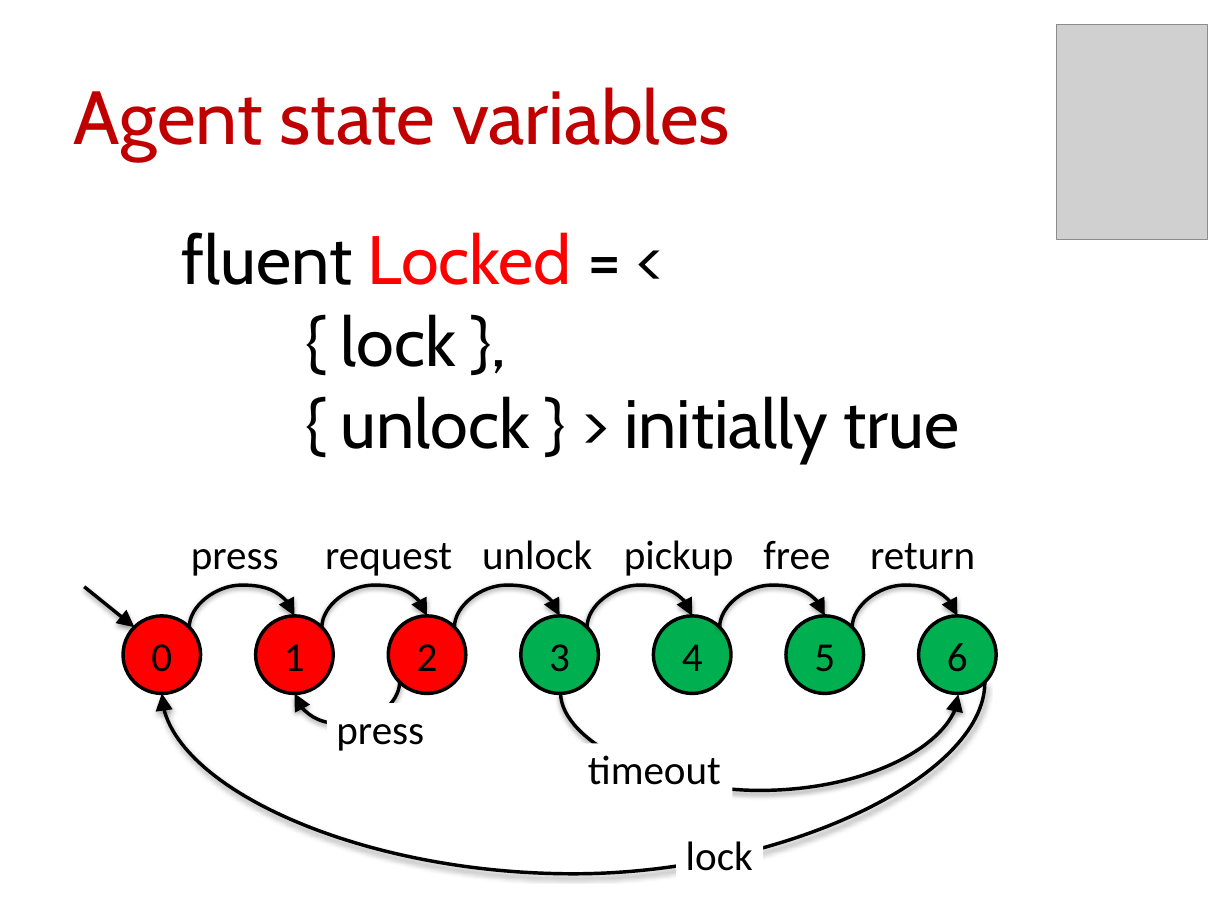
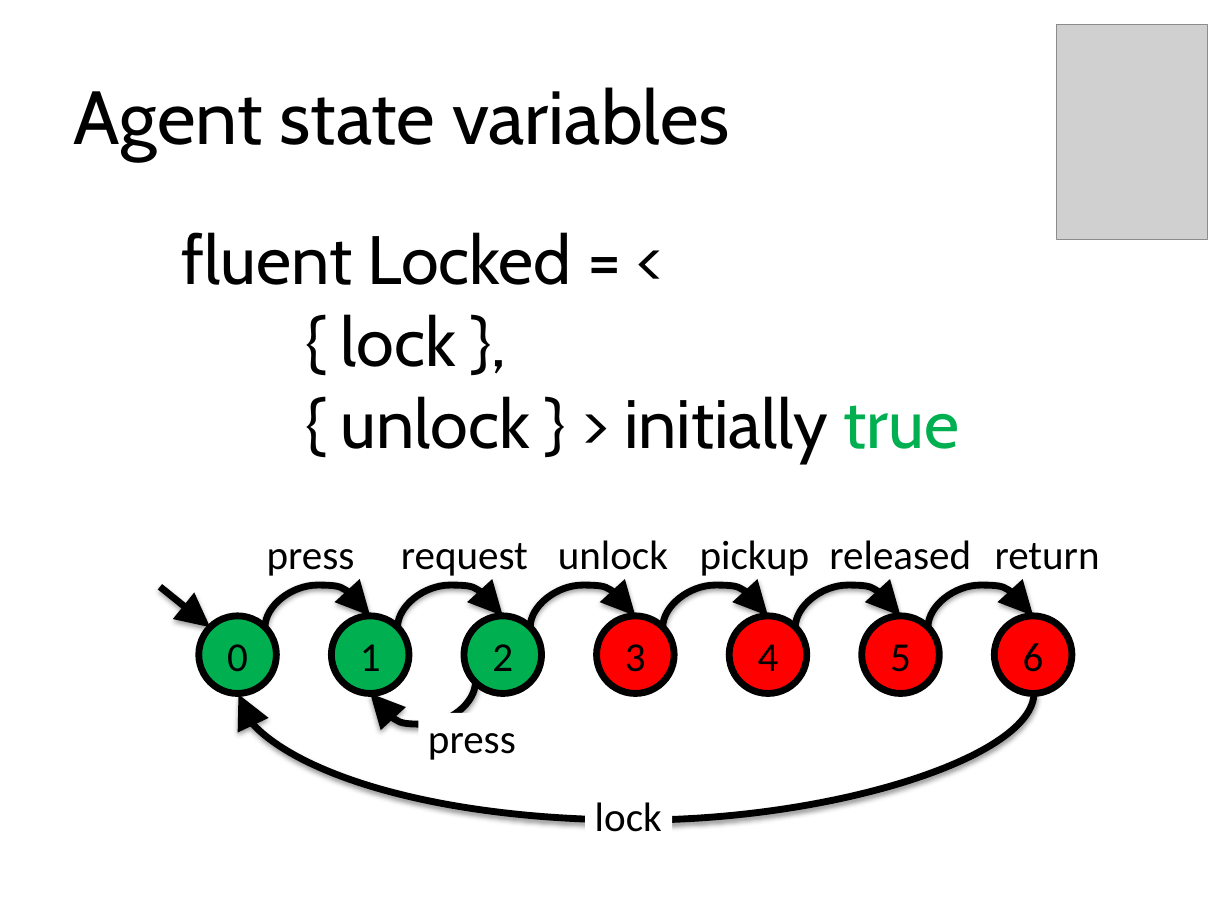
Before and after one commit to blambeau/phd, a slide deck: slide 25 of public-defense/slides.pptx (slide 23 before the commit). Drawn at 1232x924 pixels with LibreOffice and Linux fonts; fonts in the diff are those of the drawing; grey boxes stand for pictures. Boxes give left, top, right and bottom in pixels: in the first picture for what was removed or moved away, otherwise in the second. Text is boxed around its words. In the diff, an @@ line names an element or a change of style, - is before the commit and + after.

```diff
--- a/public-defense/slides.pptx
+++ b/public-defense/slides.pptx
@@ title "Agent state variables" at (x1=74, y1=87, x2=730, y2=159): text colour #C00000 to #000000 @@
@@ text at (x1=182, y1=232, x2=959, y2=463): text colour #FF0000 to #000000 in "Locked"; text colour #000000 to #00B050 in "true" @@
@@ text "return" moved from (x1=870, y1=543, x2=975, y2=570) to (x1=995, y1=543, x2=1100, y2=570) @@
@@ text added at (x1=829, y1=540, x2=971, y2=570), 24 pt, text #000000 @@
+released
@@ 7 ellipses, 4 texts, 1 curved arrow, 1 arrow moved together from (x1=84, y1=540, x2=997, y2=724) to (x1=160, y1=540, x2=1072, y2=724) @@
@@ arrow (160, 586) - (211, 627): stroke #000000 2 pt to #000000 4 pt @@
@@ curved arrow (265, 627) - (371, 616): stroke #000000 2 pt to #000000 4 pt @@
@@ curved arrow (398, 627) - (503, 616): stroke #000000 2 pt to #000000 4 pt @@
@@ curved arrow moved from (588, 627) - (692, 616) to (530, 627) - (636, 616) @@
@@ curved arrow (530, 627) - (636, 616): stroke #000000 2 pt to #000000 4 pt @@
@@ 4 curved arrows moved together from (x1=322, y1=585, x2=957, y2=627) to (x1=265, y1=585, x2=901, y2=627) @@
@@ curved arrow (663, 627) - (768, 616): stroke #000000 2 pt to #000000 4 pt @@
@@ curved arrow (796, 627) - (901, 616): stroke #000000 2 pt to #000000 4 pt @@
@@ curved arrow added from (928, 627) to (1034, 616), #000000 4 pt @@
@@ fill #FF0000 to #00B050; outline #000000 2 pt to #000000 4 pt in 3 elements at (x1=331, y1=616, x2=409, y2=694), (x1=198, y1=616, x2=276, y2=694), (x1=464, y1=616, x2=542, y2=694) @@
@@ fill #00B050 to #FF0000; outline #000000 2 pt to #000000 4 pt in 4 elements at (x1=596, y1=616, x2=674, y2=694), (x1=861, y1=616, x2=939, y2=694), (x1=994, y1=616, x2=1072, y2=694), (x1=729, y1=616, x2=807, y2=694) @@
@@ curved arrow (476, 683) - (371, 694): stroke #000000 2 pt to #000000 4 pt @@
@@ curved arrow moved from (984, 683) - (161, 694) to (1034, 692) - (239, 695) @@
@@ curved arrow (1034, 692) - (239, 695): stroke #000000 2 pt to #000000 4 pt @@
@@ text "press" moved from (x1=336, y1=724, x2=424, y2=751) to (x1=428, y1=733, x2=516, y2=760) @@
@@ group removed at (x1=190, y1=541, x2=958, y2=791): 2 texts, 2 curved arrows @@
-free
-timeout
@@ text "lock" moved from (x1=686, y1=841, x2=753, y2=871) to (x1=595, y1=802, x2=662, y2=832) @@
```
Also in this commit, not shown: 19 other slides changed, 12 slides added, 3 slides removed, 14 other files.
